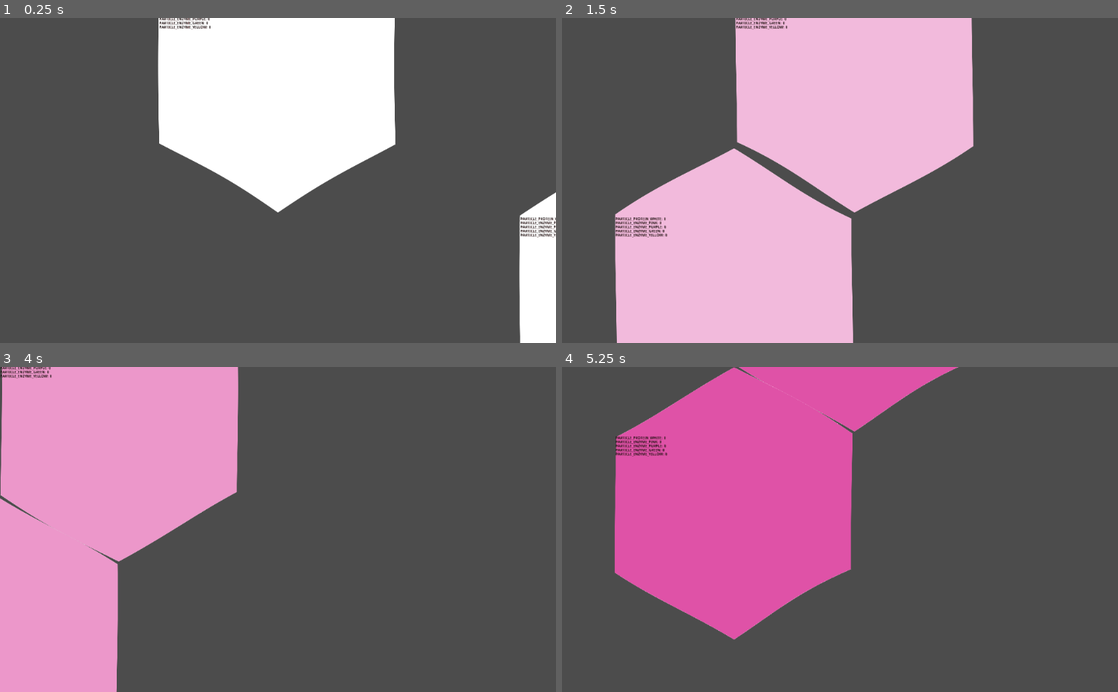
Above: before the commit, frames 1-4 (two rows, left to right).
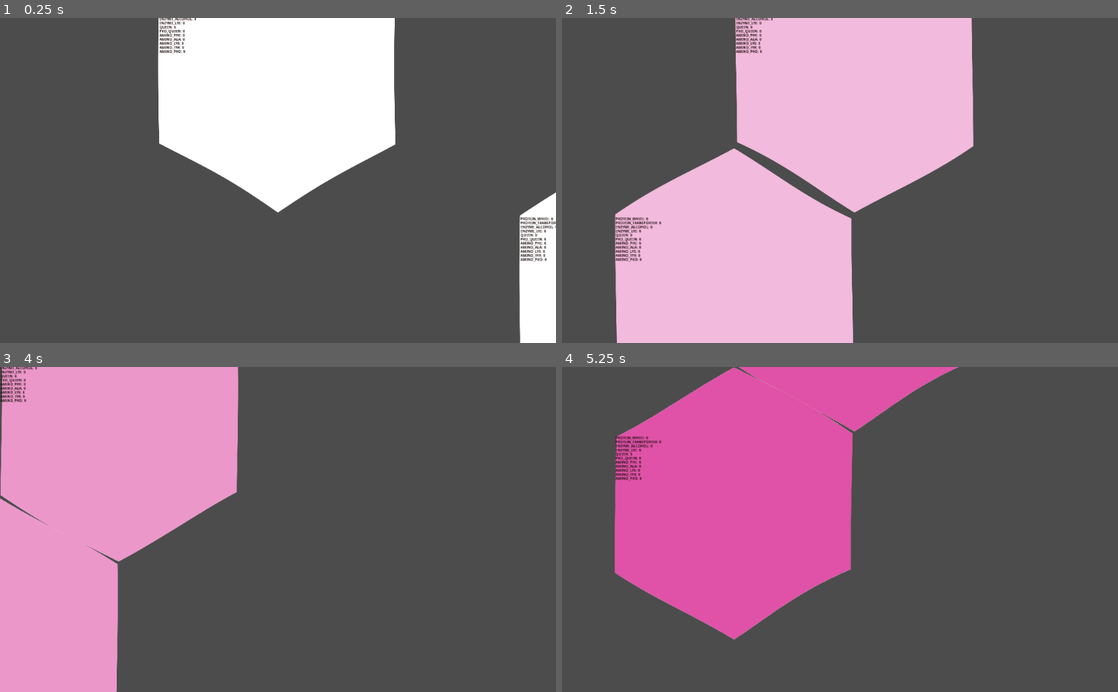
Above: after the commit, the same moments.

Repository: tobyp/hackathon2020
Game: Godot game, scene res://main.tscn
Two runs of this game, one before a commit and one after it. Both use one fixed random seed, a clock stepped at 60 frames per second and the inputs below.
Inputs (mouse positions are in pixels of both pictures, inside the frame that each line leads up to):
- Up to frame 1 (0.25 s): no input
- Up to frame 2 (1.5 s): tap Enter at 0.5 s; move the mouse to (962, 164) at 0.52 s; hold D 0.53-1.25 s; click (962, 164) at 0.67 s; drag from (728, 196) to (812, 245) at 1.27 s
- Up to frame 3 (4 s): move the mouse to (333, 458) at 2.02 s; hold D 2.03-2.75 s; drag from (250, 594) to (111, 480) at 2.77 s; tap Space at 3.5 s; move the mouse to (444, 578) at 3.52 s; hold A from 3.53 s (still down)
- Up to frame 4 (5.25 s): release A at 4.25 s; drag from (673, 480) to (756, 448) at 4.27 s; move the mouse to (867, 529) at 5.02 s; hold S from 5.03 s (still down); click (867, 529) at 5.17 s

The runs differ from the first frame. In frame 1, 0.8% of the frame differs, in the area x 28-100%, y 0-75%; in frame 2, 0.9%, in the area x 9-41%, y 0-75%; in frame 3, 0.4%; in frame 4, 0.5%.

Commit message:
Complete particle enum and move to globals

Diff:
--- a/cells/cell.gd
+++ b/cells/cell.gd
@@ -1,7 +1,5 @@
 extends Node2D
 class_name Cell
-
-#const Recipe = preload("recipe.gd")
 
 ### SIGNALS
 signal particle_count_changed(type, old_count, new_count)
@@ -9,6 +7,7 @@
 ### MEMBERS
 # A list of all existing neighbors (Will be modified from the hexgrid manager)
 var neighbors = []
+# Amino acid counts include a transporter, transporter count only means free transporter
 var particle_counts = {}
 var output_rules = []  # List[Dict[Cell, bool]]
 var discovered: bool = true
@@ -36,13 +35,13 @@
 # Called when the node enters the scene tree for the first time.
 func _ready():
 	$Gfx.set_material($Gfx.get_material().duplicate())
-	for t in CellParticle.ParticleType:
+	for t in Globals.ParticleType:
 		self.particle_counts[t] = 0
 		self.output_rules.append({})
 
 
 func _process_pressure():
-	for t in CellParticle.ParticleType:
+	for t in Globals.ParticleType:
 		var supply = self.particle_counts.get(t, 0)
 		var demand_total = 0
 		var demand_neighbors = {}
@@ -82,7 +81,7 @@
 		$RecipeButtons.add_child(button)
 
 func _craft(r: Recipe):
-	print("Crafting " + Recipe.get_particle_type_name(r.output))
+	print("Crafting " + Globals.get_particle_type_name(r.output))
 	r.subtract_resources(particle_counts)
 
 func _input(event):
@@ -97,7 +96,7 @@
 
 func _display_debug():
 	var dbg = "";
-	for particle in CellParticle.ParticleType:
+	for particle in Globals.ParticleType:
 		dbg += "[b]%s:[/b] %s\n" % [particle, particle_counts.get(particle, 0)]
 	$DebugLabel.bbcode_text = dbg
 
--- a/cells/cell_particle.gd
+++ b/cells/cell_particle.gd
@@ -1,16 +1,6 @@
 extends KinematicBody2D
 class_name CellParticle
 
-### TYPES
-enum ParticleType {
-	PARTICLE_PROTEIN_WHITE,
-	PARTICLE_ENZYME_PINK,
-	PARTICLE_ENZYME_PURPLE,
-	PARTICLE_ENZYME_GREEN,
-	PARTICLE_ENZYME_YELLOW,
-}
-
-### MEMBERS
 var velo_abs = 1000;
 var velocity = Vector2(-1000, 0)
 var rng = RandomNumberGenerator.new()
--- a/cells/recipe.gd
+++ b/cells/recipe.gd
@@ -1,13 +1,12 @@
 class_name Recipe
 
-### MEMBERS
 var inputs = {}
 var output: int
 
 static func matches(particle_counts: Dictionary) -> Array:
 	var this = load("res://cells/recipe.gd")
 	var ALL_RECIPES = [
-		this.new({ CellParticle.ParticleType.PARTICLE_PROTEIN_WHITE: 100 }, CellParticle.ParticleType.PARTICLE_ENZYME_GREEN)
+		this.new({ Globals.ParticleType.PROTEIN_WHITE: 100 }, Globals.ParticleType.AMINO_PHE)
 	];
 
 	var rs = []
@@ -16,32 +15,18 @@
 			rs.push_back(r)
 	return rs
 
-static func get_particle_type_name(particle: int) -> String:
-	match particle:
-		CellParticle.ParticleType.PARTICLE_PROTEIN_WHITE:
-			return "Generic Protein"
-		CellParticle.ParticleType.PARTICLE_ENZYME_PINK:
-			return "Prolin"
-		CellParticle.ParticleType.PARTICLE_ENZYME_PURPLE:
-			return "Tyrosin"
-		CellParticle.ParticleType.PARTICLE_ENZYME_GREEN:
-			return "Phenylalanin"
-		CellParticle.ParticleType.PARTICLE_ENZYME_YELLOW:
-			return "Alanin"
-	return "Unknown"
-
 func _init(inputs: Dictionary, output: int):
 	self.inputs = inputs
 	self.output = output
 
 func recipe_matches(particle_counts: Dictionary) -> bool:
-	for t in CellParticle.ParticleType:
+	for t in Globals.ParticleType:
 		if inputs.has(int(t)) or particle_counts[t] < inputs[t]:
 			return false
 	return true
 
 func subtract_resources(particle_counts: Dictionary):
-	for t in CellParticle.ParticleType:
+	for t in Globals.ParticleType:
 		if inputs.has(int(t)) or particle_counts[t] < inputs[t]:
 			print("Cannot craft…")
 		else:
--- /dev/null
+++ b/globals.gd
@@ -0,0 +1,43 @@
+class_name Globals
+
+### TYPES
+enum ParticleType {
+	PROTEIN_WHITE,
+	PROTEIN_TRANSPORTER, # Green
+	ENZYME_ALCOHOL, # Yellow
+	ENZYME_LYE, # Cyan
+	QUEEN, # Violet
+	PRO_QUEEN, # Pink
+	AMINO_PHE, # Green
+	AMINO_ALA, # Yellow
+	AMINO_LYS, # Cyan
+	AMINO_TYR, # Violet
+	AMINO_PRO, # Pink
+}
+
+### FUNCTIONS
+static func get_particle_type_name(particle: int) -> String:
+	match particle:
+		ParticleType.PROTEIN_WHITE:
+			return "Generic Protein"
+		ParticleType.PROTEIN_TRANSPORTER:
+			return "Transporter"
+		ParticleType.ENZYME_ALCOHOL:
+			return "Alcohol Enzyme"
+		ParticleType.ENZYME_LYE:
+			return "Lye Enzyme"
+		ParticleType.QUEEN:
+			return "Queen"
+		ParticleType.PRO_QUEEN:
+			return "Pro Queen"
+		ParticleType.AMINO_PHE:
+			return "Phenylalanin"
+		ParticleType.AMINO_ALA:
+			return "Alanin"
+		ParticleType.AMINO_LYS:
+			return "Lysin"
+		ParticleType.AMINO_TYR:
+			return "Tyrosin"
+		ParticleType.AMINO_PRO:
+			return "Prolin"
+	return "Unknown"
--- a/project.godot
+++ b/project.godot
@@ -20,6 +20,11 @@
 "path": "res://cells/cell_particle.gd"
 }, {
 "base": "Reference",
+"class": "Globals",
+"language": "GDScript",
+"path": "res://globals.gd"
+}, {
+"base": "Reference",
 "class": "Recipe",
 "language": "GDScript",
 "path": "res://cells/recipe.gd"
@@ -27,6 +32,7 @@
 _global_script_class_icons={
 "Cell": "",
 "CellParticle": "",
+"Globals": "",
 "Recipe": ""
 }
 
